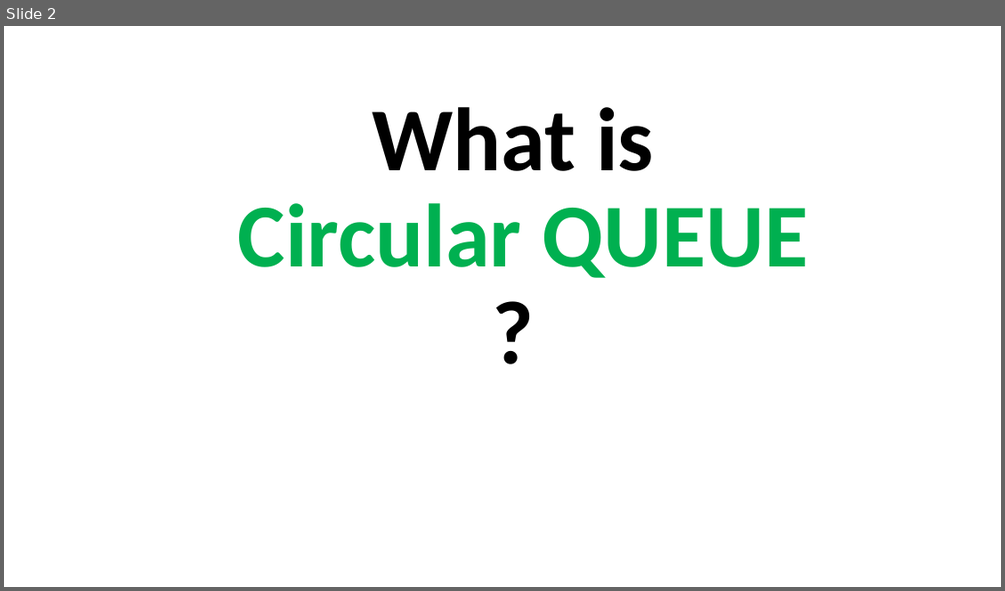
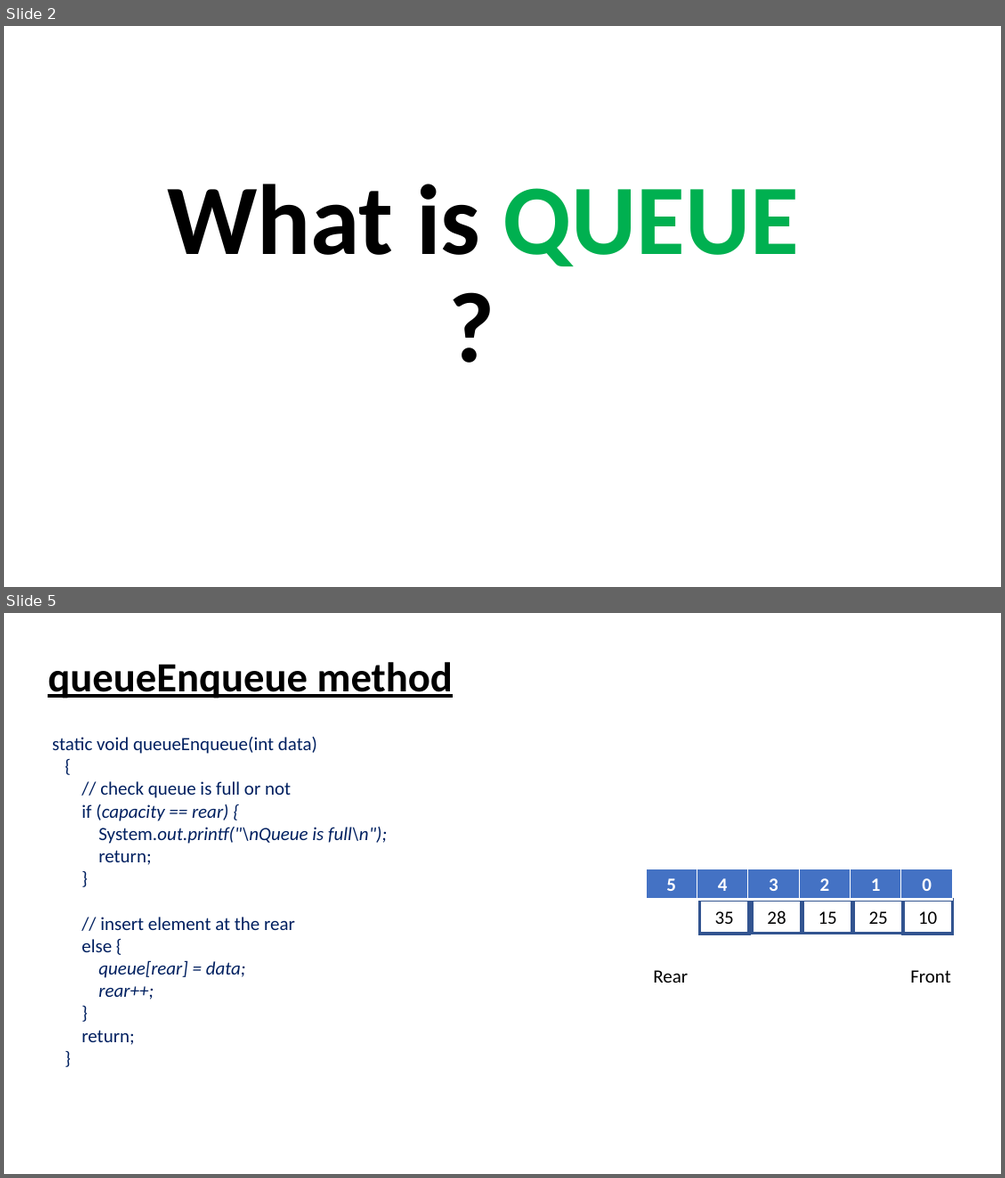
Before and after one commit to codingenv/Java, a slide deck: DataStructure/Queue/LinearQueue/Queue.pptx. Shown one above the other, each under a label of ours: slide 2 before the commit, slides 2 and 5 after it; the slides between them are not shown. The pictures are 1005x591 and 1005x1178 pixels, drawn with LibreOffice and Linux fonts; fonts in the diff are those of the drawing. Boxes give left, top, right and bottom in pixels: in the first picture for what was removed or moved away, otherwise in the second. Text is boxed around its words. In the diff, an @@ line names an element or a change of style, - is before the commit and + after.

Commit message:
Added the correct file for the linear queue and its ppt.

```diff
--- a/DataStructure/Queue/LinearQueue/Queue.pptx
+++ b/DataStructure/Queue/LinearQueue/Queue.pptx
@@ slide 5 added at <box>4,613,1001,1174</box>, background #FFFFFF @@
@@ text added at <box>48,662,453,698</box>, 40 pt, text #000000, bold, underline @@
+queueEnqueue method
@@ text added at <box>52,737,387,1045</box>, 18 pt, text #002060 @@
+static void queueEnqueue(int data)
+{
+// check queue is full or not
+if (capacity == rear) {
+System.out.printf("\nQueue is full\n");
+return;
+}
+// insert element at the rear
+else {
+queue[rear] = data;
+rear++;
+}
+return;
+}
@@ table added at <box>646,869,951,900</box>, 1 rows, 6 columns @@
+5 | 4 | 3 | 2 | 1 | 0
@@ rectangle added at <box>699,900,749,933</box>, outline #325491 3 pt, 18 pt, text #000000 @@
+35
@@ rectangle added at <box>752,900,801,933</box>, outline #325491 3 pt, 18 pt, text #000000 @@
+28
@@ rectangle added at <box>802,900,852,933</box>, outline #325491 3 pt, 18 pt, text #000000 @@
+15
@@ rectangle added at <box>853,900,903,933</box>, outline #325491 3 pt, 18 pt, text #000000 @@
+25
@@ rectangle added at <box>903,900,952,933</box>, outline #325491 3 pt, 18 pt, text #000000 @@
+10
@@ text added at <box>653,970,688,982</box>, 18 pt, text #000000 @@
+Rear
@@ text added at <box>910,970,951,982</box>, 18 pt, text #000000 @@
+Front
@@ slide 2 changed as well @@
@@ title at <box>167,184,799,266</box>: text changed; size 86.4 to 96 pt; text colour #00B050 to #000000 @@
-What is
-Circular QUEUE
-?
+What is QUEUE
+?
```
Also in this commit, not shown: 5 other slides changed, 2 other slides added, 3 slides removed, 2 other files.
